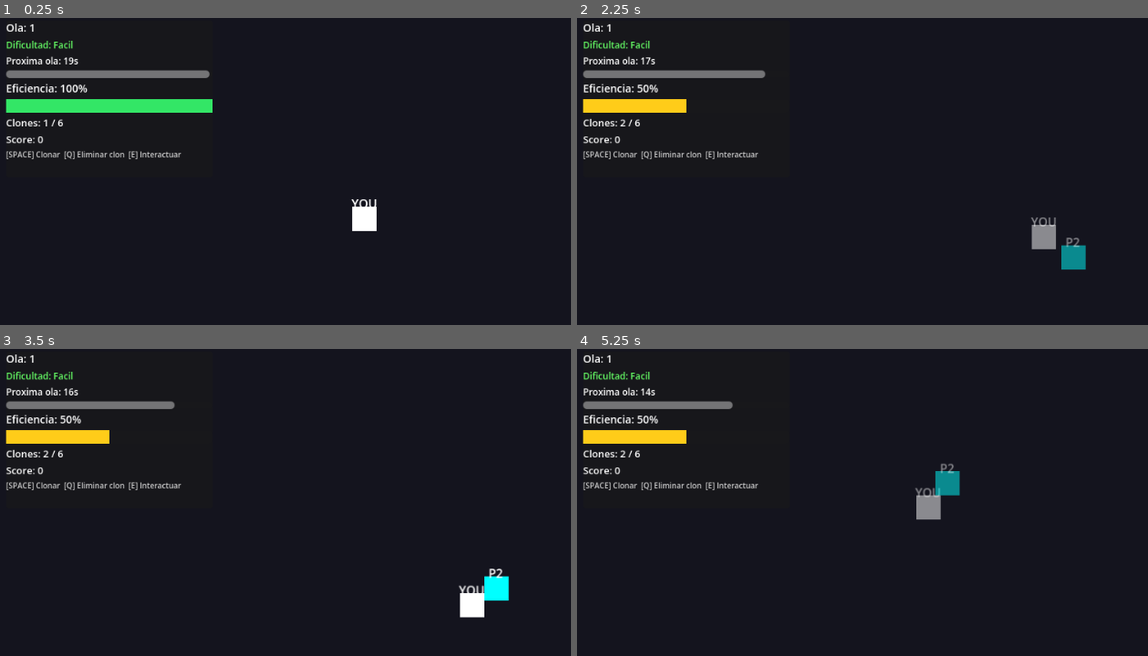
Above: before the commit, frames 1-4 (two rows, left to right).
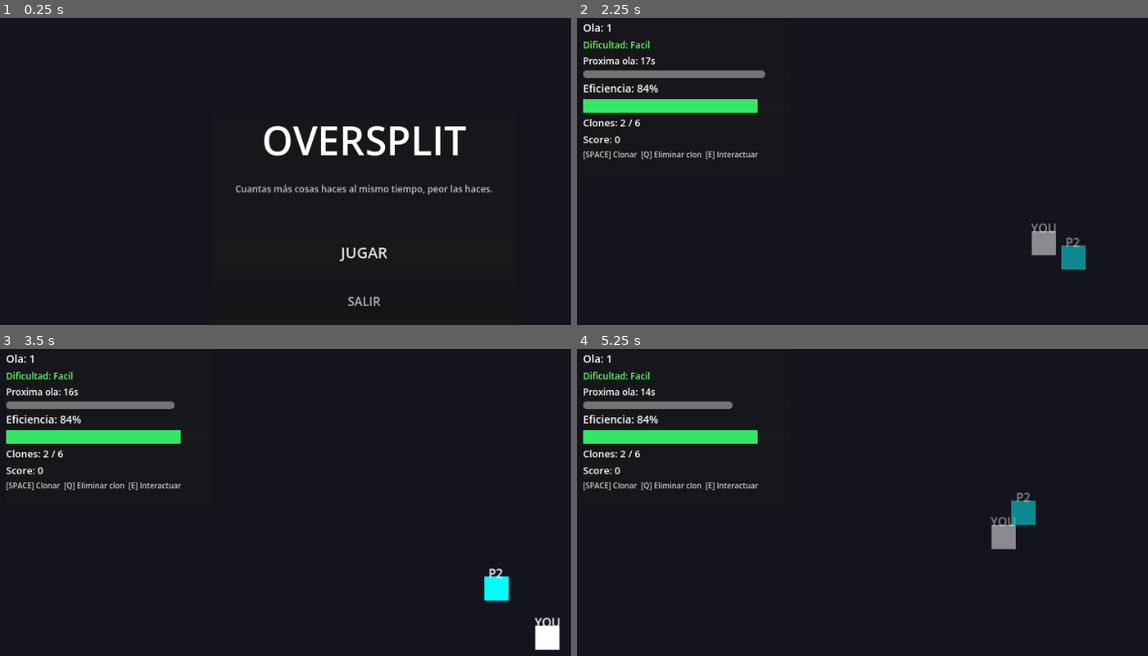
Above: after the commit, the same moments.

Repository: Carlos-creator/OverSplit
Game: Godot game, scene res://scenes/MainMenu.tscn
Two runs of this game, one before a commit and one after it. Both use one fixed random seed, a clock stepped at 60 frames per second and the inputs below. Before the commit the project starts from res://scenes/Main.tscn.
Inputs (mouse positions are in pixels of both pictures, inside the frame that each line leads up to):
- Up to frame 1 (0.25 s): no input
- Up to frame 2 (2.25 s): click (942, 251) at 0.5 s, where only the run after the commit has a clickable "JUGAR"; tap Enter at 1.25 s; hold Right (ui_right) 1.28-2.03 s; tap E (interact) at 1.35 s; hold Down (ui_down) from 2.03 s (still down); tap Space (create_clone) at 2.1 s
- Up to frame 3 (3.5 s): tap E (interact) at 2.3, 2.85 s; release Down (ui_down) at 2.78 s; hold Right (ui_right) from 2.78 s (still down)
- Up to frame 4 (5.25 s): release Right (ui_right) at 3.53 s; hold Up (ui_up) 3.53-4.28 s; tap Q (remove_clone) at 3.6 s; tap E (interact) at 3.8, 4.35 s; hold Left (ui_left) from 4.28 s (still down); tap Escape (pause, bound only after the commit) at 4.9 s; tap Space (create_clone) at 5.1 s

The runs differ from the first frame. In frame 1, 6.7% of the frame differs, in the area x 0-87%, y 1-94%; in frame 2, 1.6%; in frame 3, 2.3%; in frame 4, 3.0%.

Commit message:
v3.0 beta

Diff:
--- a/project.godot
+++ b/project.godot
@@ -15,7 +15,7 @@
 [application]
 
 config/name="OverSplit"
-run/main_scene="res://scenes/Main.tscn"
+run/main_scene="res://scenes/MainMenu.tscn"
 config/features=PackedStringArray("4.6", "GL Compatibility")
 
 [autoload]
@@ -46,6 +46,11 @@
 "events": [Object(InputEventKey,"resource_local_to_scene":false,"resource_name":"","device":-1,"window_id":0,"alt_press …(192 unchanged characters)…
 ]
 }
+pause={
+"deadzone": 0.5,
+"events": [Object(InputEventKey,"resource_local_to_scene":false,"resource_name":"","device":-1,"window_id":0,"alt_pressed":false,"shift_pressed":false,"ctrl_pressed":false,"meta_pressed":false,"pressed":false,"keycode":4194305,"physical_keycode":4194305,"key_label":0,"unicode":0,"location":0,"echo":false,"script":null)
+]
+}
 
 [rendering]
 
--- a/scenes/Main.tscn
+++ b/scenes/Main.tscn
@@ -6,6 +6,7 @@
 [ext_resource type="Script" path="res://scripts/CloneManager.gd" id="4"]
 [ext_resource type="Script" path="res://scripts/TaskSpawner.gd" id="5"]
 [ext_resource type="Script" path="res://scripts/Main.gd" id="6"]
+[ext_resource type="PackedScene" path="res://scenes/ui/PauseMenu.tscn" id="7"]
 
 [node name="Main" type="Node2D"]
 script = ExtResource("6")
@@ -30,3 +31,5 @@
 position = Vector2(480, 270)
 
 [node name="EfficiencyUI" parent="." instance=ExtResource("3")]
+
+[node name="PauseMenu" parent="." instance=ExtResource("7")]
--- /dev/null
+++ b/scenes/MainMenu.tscn
@@ -0,0 +1,52 @@
+[gd_scene load_steps=2 format=3 uid="uid://mainmenu"]
+
+[ext_resource type="Script" path="res://scripts/MainMenu.gd" id="1"]
+
+[node name="MainMenu" type="Node2D"]
+script = ExtResource("1")
+
+[node name="Background" type="ColorRect" parent="."]
+offset_right = 960.0
+offset_bottom = 540.0
+color = Color(0.08, 0.08, 0.12, 1)
+
+[node name="CanvasLayer" type="CanvasLayer" parent="."]
+
+[node name="Panel" type="PanelContainer" parent="CanvasLayer"]
+offset_left = 280.0
+offset_top = 130.0
+offset_right = 680.0
+offset_bottom = 410.0
+
+[node name="VBox" type="VBoxContainer" parent="CanvasLayer/Panel"]
+offset_left = 12.0
+offset_top = 12.0
+offset_right = 388.0
+offset_bottom = 268.0
+theme_override_constants/separation = 20
+
+[node name="Title" type="Label" parent="CanvasLayer/Panel/VBox"]
+text = "OVERSPLIT"
+horizontal_alignment = 1
+theme_override_font_sizes/font_size = 52
+
+[node name="Tagline" type="Label" parent="CanvasLayer/Panel/VBox"]
+text = "Cuantas más cosas haces al mismo tiempo, peor las haces."
+horizontal_alignment = 1
+theme_override_font_sizes/font_size = 12
+autowrap_mode = 3
+modulate = Color(0.75, 0.75, 0.75, 1)
+
+[node name="Spacer" type="Control" parent="CanvasLayer/Panel/VBox"]
+custom_minimum_size = Vector2(0, 10)
+
+[node name="PlayButton" type="Button" parent="CanvasLayer/Panel/VBox"]
+text = "JUGAR"
+theme_override_font_sizes/font_size = 20
+custom_minimum_size = Vector2(0, 50)
+
+[node name="QuitButton" type="Button" parent="CanvasLayer/Panel/VBox"]
+text = "SALIR"
+theme_override_font_sizes/font_size = 16
+custom_minimum_size = Vector2(0, 40)
+modulate = Color(0.8, 0.8, 0.8, 1)
--- a/scenes/SwitchTask.tscn
+++ b/scenes/SwitchTask.tscn
@@ -11,6 +11,15 @@
 offset_right = 20.0
 offset_bottom = 20.0
 color = Color(1, 0, 0, 1)
+
+[node name="InteractBar" type="ProgressBar" parent="."]
+offset_left = -24.0
+offset_top = -38.0
+offset_right = 24.0
+offset_bottom = -28.0
+max_value = 100.0
+value = 0.0
+show_percentage = false
 
 [node name="TimerBar" type="ProgressBar" parent="."]
 offset_left = -24.0
--- /dev/null
+++ b/scenes/ui/PauseMenu.tscn
@@ -0,0 +1,41 @@
+[gd_scene load_steps=2 format=3 uid="uid://pausemenu"]
+
+[ext_resource type="Script" path="res://scripts/PauseMenu.gd" id="1"]
+
+[node name="PauseMenu" type="CanvasLayer"]
+script = ExtResource("1")
+layer = 10
+
+[node name="Overlay" type="ColorRect" parent="."]
+offset_right = 960.0
+offset_bottom = 540.0
+color = Color(0, 0, 0, 0.55)
+
+[node name="Panel" type="PanelContainer" parent="."]
+offset_left = 330.0
+offset_top = 170.0
+offset_right = 630.0
+offset_bottom = 370.0
+
+[node name="VBox" type="VBoxContainer" parent="Panel"]
+offset_left = 12.0
+offset_top = 12.0
+offset_right = 288.0
+offset_bottom = 188.0
+theme_override_constants/separation = 16
+
+[node name="Title" type="Label" parent="Panel/VBox"]
+text = "PAUSA"
+horizontal_alignment = 1
+theme_override_font_sizes/font_size = 36
+
+[node name="ResumeButton" type="Button" parent="Panel/VBox"]
+text = "CONTINUAR"
+theme_override_font_sizes/font_size = 18
+custom_minimum_size = Vector2(0, 48)
+
+[node name="MenuButton" type="Button" parent="Panel/VBox"]
+text = "MENU PRINCIPAL"
+theme_override_font_sizes/font_size = 14
+custom_minimum_size = Vector2(0, 40)
+modulate = Color(0.8, 0.8, 0.8, 1)
--- a/scripts/GameManager.gd
+++ b/scripts/GameManager.gd
@@ -7,7 +7,7 @@
 
 const MAX_CLONES := 6
 const BASE_SPEED := 180.0
-const BASE_INTERACT_TIME := 1.0
+const BASE_INTERACT_TIME := 2.5
 const WAVE_INTERVAL := 20.0
 const MIN_WAVE_INTERVAL := 7.0
 const MAX_TASKS_PER_WAVE := 8
@@ -18,6 +18,7 @@
 var wave: int = 0
 var wave_timer: float = 0.0
 var tasks_active: Array = []
+var task_reservations: Dictionary = {}
 
 func _ready() -> void:
 	_start_wave()
@@ -42,7 +43,7 @@
 	_recalculate_efficiency()
 
 func _recalculate_efficiency() -> void:
-	efficiency = 1.0 / float(clone_count)
+	efficiency = maxf(0.1, 1.0 - float(clone_count - 1) * 0.156)
 	emit_signal("efficiency_changed", efficiency)
 	emit_signal("clone_count_changed", clone_count)
 
@@ -50,7 +51,7 @@
 	return BASE_SPEED * efficiency
 
 func get_interact_duration() -> float:
-	return BASE_INTERACT_TIME / efficiency
+	return BASE_INTERACT_TIME
 
 func get_current_wave_interval() -> float:
 	return maxf(MIN_WAVE_INTERVAL, WAVE_INTERVAL - float(wave) * 1.3)
@@ -74,8 +75,20 @@
 
 func unregister_task(task: Node) -> void:
 	tasks_active.erase(task)
+	task_reservations.erase(task)
 	score += 100
 	_check_wave_clear()
+
+func reserve_task(task: Node, player: Node) -> void:
+	task_reservations[task] = player
+
+func release_task(task: Node) -> void:
+	task_reservations.erase(task)
+
+func is_task_available(task: Node, requester: Node) -> bool:
+	if not task_reservations.has(task):
+		return true
+	return task_reservations[task] == requester
 
 func _check_wave_clear() -> void:
 	if tasks_active.is_empty():
--- /dev/null
+++ b/scripts/MainMenu.gd
@@ -0,0 +1,11 @@
+extends Node2D
+
+func _ready() -> void:
+	$CanvasLayer/Panel/VBox/PlayButton.pressed.connect(_on_play)
+	$CanvasLayer/Panel/VBox/QuitButton.pressed.connect(_on_quit)
+
+func _on_play() -> void:
+	get_tree().change_scene_to_file("res://scenes/Main.tscn")
+
+func _on_quit() -> void:
+	get_tree().quit()
--- /dev/null
+++ b/scripts/PauseMenu.gd
@@ -0,0 +1,26 @@
+extends CanvasLayer
+
+func _ready() -> void:
+	process_mode = Node.PROCESS_MODE_WHEN_PAUSED
+	visible = false
+	$Panel/VBox/ResumeButton.pressed.connect(_on_resume)
+	$Panel/VBox/MenuButton.pressed.connect(_on_menu)
+
+func _unhandled_input(event: InputEvent) -> void:
+	if event.is_action_just_pressed("pause"):
+		if get_tree().paused:
+			_on_resume()
+		else:
+			_pause()
+
+func _pause() -> void:
+	get_tree().paused = true
+	visible = true
+
+func _on_resume() -> void:
+	get_tree().paused = false
+	visible = false
+
+func _on_menu() -> void:
+	get_tree().paused = false
+	get_tree().change_scene_to_file("res://scenes/MainMenu.tscn")
--- a/scripts/PlayerController.gd
+++ b/scripts/PlayerController.gd
@@ -4,8 +4,8 @@
 @export var color: Color = Color.WHITE
 
 var _interact_target: Node = null
-var _interact_progress: float = 0.0
 var _interacting: bool = false
+var _next_target: Node = null
 
 @onready var sprite: ColorRect = $Sprite
 @onready var interact_bar: ProgressBar = $InteractBar
@@ -19,6 +19,8 @@
 func _physics_process(delta: float) -> void:
 	if _interacting:
 		_process_interaction(delta)
+		if player_index != 0:
+			_handle_ai_movement(delta)
 		return
 	_handle_movement(delta)
 	_check_interact_input()
@@ -26,64 +28,104 @@
 func _handle_movement(delta: float) -> void:
 	var gm: Node = get_node("/root/GameManager")
 	var speed: float = gm.get_speed()
+	var dir := Vector2.ZERO
 
-	var dir := Vector2.ZERO
 	if player_index == 0:
 		if Input.is_action_pressed("ui_right"): dir.x += 1
 		if Input.is_action_pressed("ui_left"):  dir.x -= 1
 		if Input.is_action_pressed("ui_down"):  dir.y += 1
 		if Input.is_action_pressed("ui_up"):    dir.y -= 1
 	else:
-		var assigned_task := _find_nearest_incomplete_task()
-		if assigned_task:
-			var to_task: Vector2 = (assigned_task.global_position - global_position)
+		var target := _get_ai_target(gm)
+		if target != null:
+			var to_task: Vector2 = target.global_position - global_position
 			if to_task.length() > 32.0:
 				dir = to_task.normalized()
 			else:
-				_try_start_interaction(assigned_task)
+				_try_start_interaction(target)
 
 	velocity = dir.normalized() * speed
 	move_and_slide()
+
+func _handle_ai_movement(delta: float) -> void:
+	if _next_target == null or not is_instance_valid(_next_target):
+		return
+	var gm: Node = get_node("/root/GameManager")
+	var speed: float = gm.get_speed()
+	var to_next: Vector2 = _next_target.global_position - global_position
+	if to_next.length() > 32.0:
+		velocity = to_next.normalized() * speed * 0.5
+		move_and_slide()
+
+func _get_ai_target(gm: Node) -> Node:
+	if _next_target != null:
+		if not is_instance_valid(_next_target) or _next_target.is_complete:
+			gm.release_task(_next_target)
+			_next_target = null
+		else:
+			return _next_target
+	var claimed := _claim_best_task(gm, null)
+	if claimed != null:
+		_next_target = claimed
+		return claimed
+	return _find_nearest_any_task(gm)
 
 func _check_interact_input() -> void:
 	if player_index != 0:
 		return
 	if Input.is_action_just_pressed("interact"):
-		var nearest := _find_nearest_incomplete_task()
+		var nearest := _find_nearest_task_for_player()
 		if nearest:
 			_try_start_interaction(nearest)
 
 func _try_start_interaction(task: Node) -> void:
 	if task.is_complete:
 		return
+	if _next_target == task:
+		_next_target = null
 	_interact_target = task
 	_interacting = true
-	_interact_progress = 0.0
 	interact_bar.visible = true
 	interact_bar.value = 0
 	get_node("/root/AudioManager").play_interact_start()
 
 func _process_interaction(delta: float) -> void:
-	if _interact_target == null or _interact_target.is_complete:
+	if _interact_target == null or not is_instance_valid(_interact_target) or _interact_target.is_complete:
 		_cancel_interaction()
 		return
 
 	var gm: Node = get_node("/root/GameManager")
 	var duration: float = gm.get_interact_duration()
-	_interact_progress += delta / duration
-	interact_bar.value = _interact_progress * 100.0
+	_interact_target.add_interact(delta / duration)
+	interact_bar.value = _interact_target.interact_progress * 100.0
 
-	if _interact_progress >= 1.0:
-		_interact_target.complete()
-		_cancel_interaction()
+	if player_index != 0 and _interact_target.interact_progress >= 0.65 and _next_target == null:
+		_next_target = _claim_best_task(gm, _interact_target)
 
 func _cancel_interaction() -> void:
+	if _interact_target != null and is_instance_valid(_interact_target):
+		get_node("/root/GameManager").release_task(_interact_target)
 	_interacting = false
 	_interact_target = null
-	_interact_progress = 0.0
 	interact_bar.visible = false
 
-func _find_nearest_incomplete_task() -> Node:
+func _claim_best_task(gm: Node, exclude: Node) -> Node:
+	var best: Node = null
+	var best_dist := INF
+	for task in gm.tasks_active:
+		if task.is_complete or task == exclude:
+			continue
+		if not gm.is_task_available(task, self):
+			continue
+		var d := global_position.distance_to(task.global_position)
+		if d < best_dist:
+			best_dist = d
+			best = task
+	if best != null:
+		gm.reserve_task(best, self)
+	return best
+
+func _find_nearest_task_for_player() -> Node:
 	var gm: Node = get_node("/root/GameManager")
 	var best: Node = null
 	var best_dist := INF
@@ -95,3 +137,15 @@
 			best_dist = d
 			best = task
 	return best
+
+func _find_nearest_any_task(gm: Node) -> Node:
+	var best: Node = null
+	var best_dist := INF
+	for task in gm.tasks_active:
+		if task.is_complete:
+			continue
+		var d := global_position.distance_to(task.global_position)
+		if d < best_dist:
+			best_dist = d
+			best = task
+	return best
--- a/scripts/SwitchTask.gd
+++ b/scripts/SwitchTask.gd
@@ -6,11 +6,12 @@
 @export var task_color: Color = Color.RED
 
 var is_complete: bool = false
+var interact_progress: float = 0.0
 var _timer: float = 0.0
-var _activated: bool = false
 
 @onready var body: ColorRect = $Body
 @onready var timer_bar: ProgressBar = $TimerBar
+@onready var interact_bar: ProgressBar = $InteractBar
 @onready var pulse_tween: Tween = null
 
 func _ready() -> void:
@@ -18,6 +19,7 @@
 	body.color = task_color
 	timer_bar.max_value = timeout
 	timer_bar.value = timeout
+	interact_bar.value = 0
 	_start_pulse()
 
 func _process(delta: float) -> void:
@@ -27,6 +29,14 @@
 	timer_bar.value = timeout - _timer
 	if _timer >= timeout:
 		_on_timeout()
+
+func add_interact(amount: float) -> void:
+	if is_complete:
+		return
+	interact_progress = minf(1.0, interact_progress + amount)
+	interact_bar.value = interact_progress * 100.0
+	if interact_progress >= 1.0:
+		complete()
 
 func complete() -> void:
 	if is_complete:
Not shown, changed: nota.txt
Not shown: 1 places in scenes/Main.tscn that only renumber resources
Not shown, changed: scripts/GameManager.gd.uid
Not shown, added: scripts/MainMenu.gd.uid
Not shown, added: scripts/PauseMenu.gd.uid
Not shown, changed: scripts/PlayerController.gd.uid
Not shown, changed: scripts/SwitchTask.gd.uid
Not shown, removed: README.md
